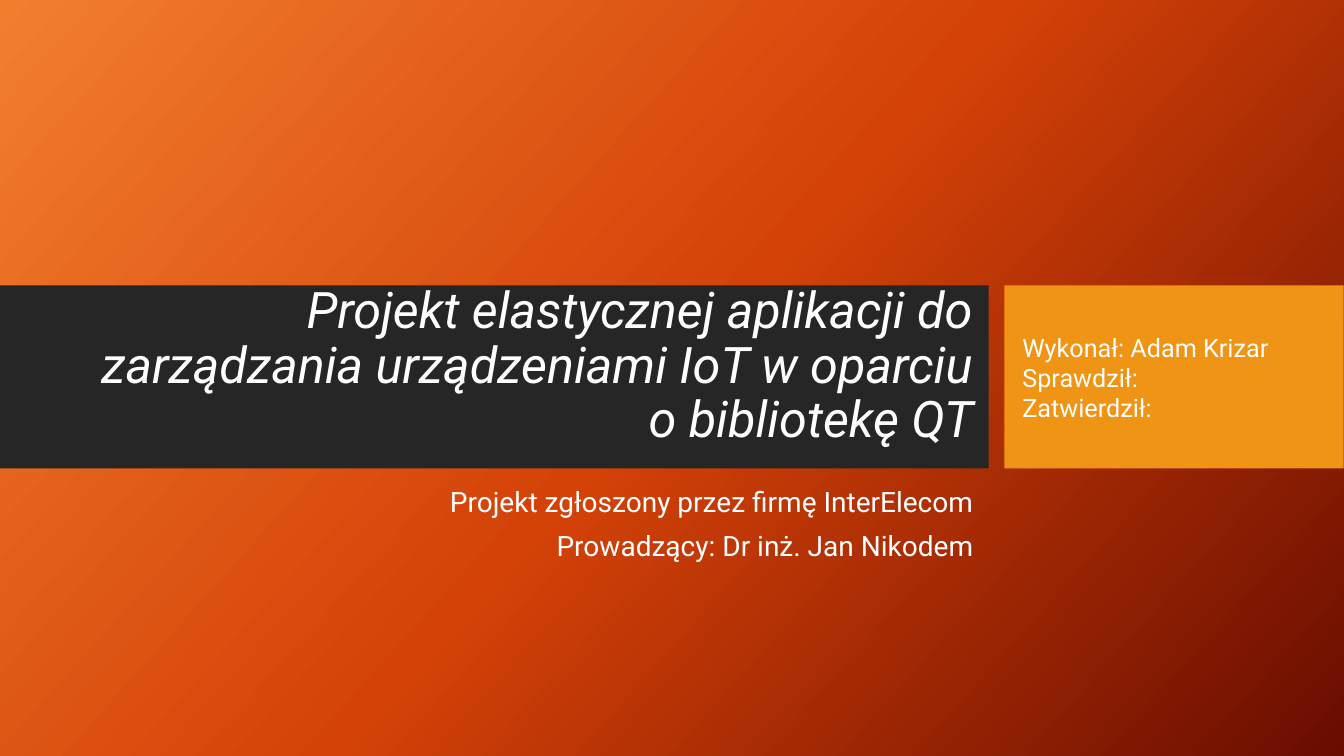
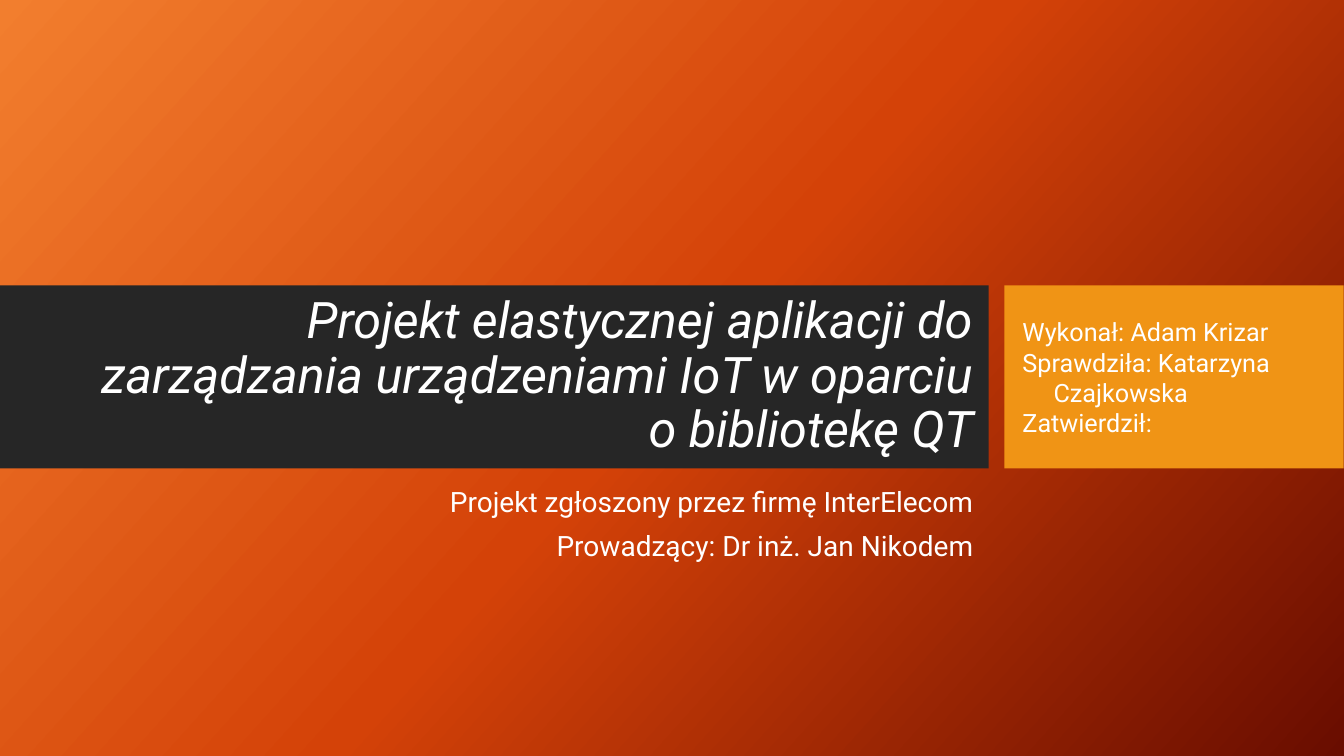
Before and after one commit to AdamStudies-PWR/ProjektZespolowyPWR, a slide deck: slide 1 of przentacja.pptx. Drawn at 1344x756 pixels with LibreOffice and Linux fonts; fonts in the diff are those of the drawing; background and template pictures are left out. Boxes give left, top, right and bottom in pixels: in the first picture for what was removed or moved away, otherwise in the second. Text is boxed around its words. In the diff, an @@ line names an element or a change of style, - is before the commit and + after.

```diff
--- a/przentacja.pptx
+++ b/przentacja.pptx
@@ title "Projekt elastycznej aplikacji do zarządzania ..." rewrapped from [101,282,973,447] to [101,300,973,457] @@
@@ text "Wykonał: Adam Krizar": place and size @@
-text "Wykonał: Adam Krizar" at [1022,338,1268,418]
+text "Wykonał: Adam Krizar" at [1022,322,1270,433]
@@ text at [1022,353,1270,408]: text changed @@
-Sprawdził:
+Sprawdziła: Katarzyna Czajkowska
```
Also in this commit, not shown: 1 other slide changed.
